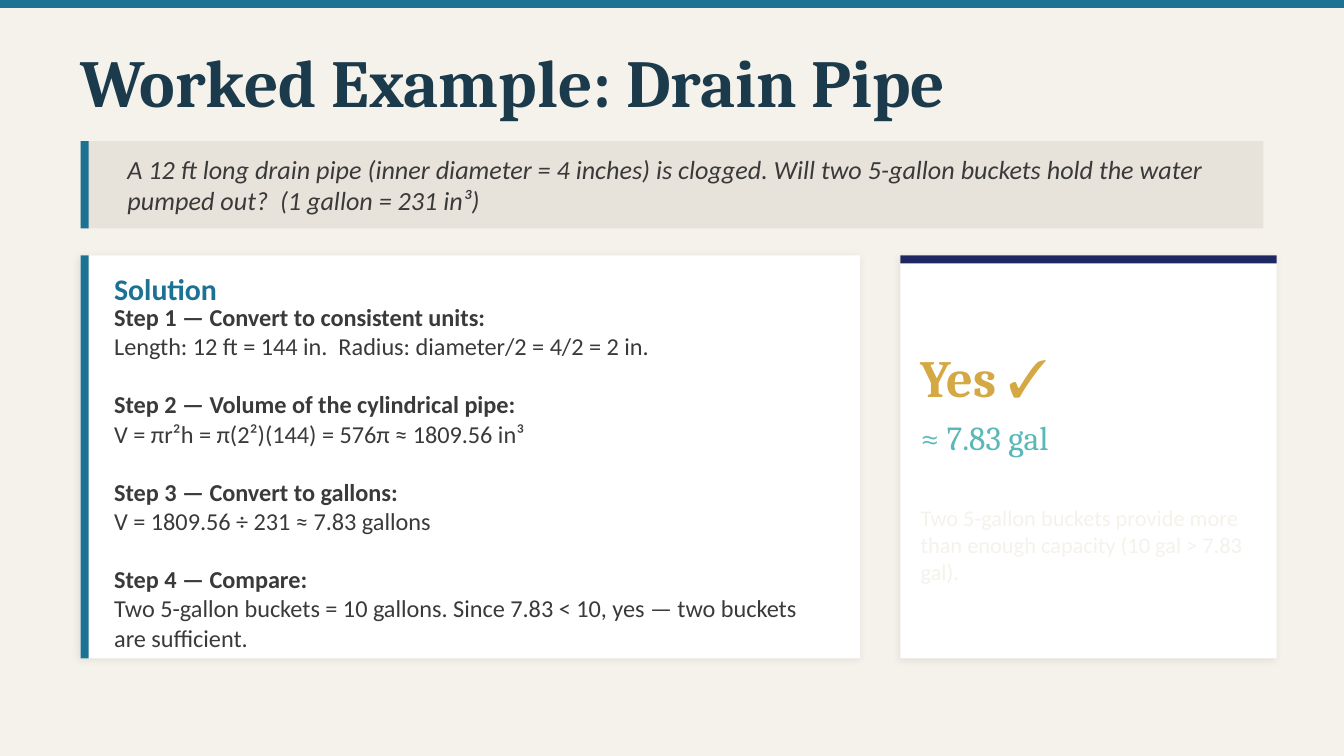
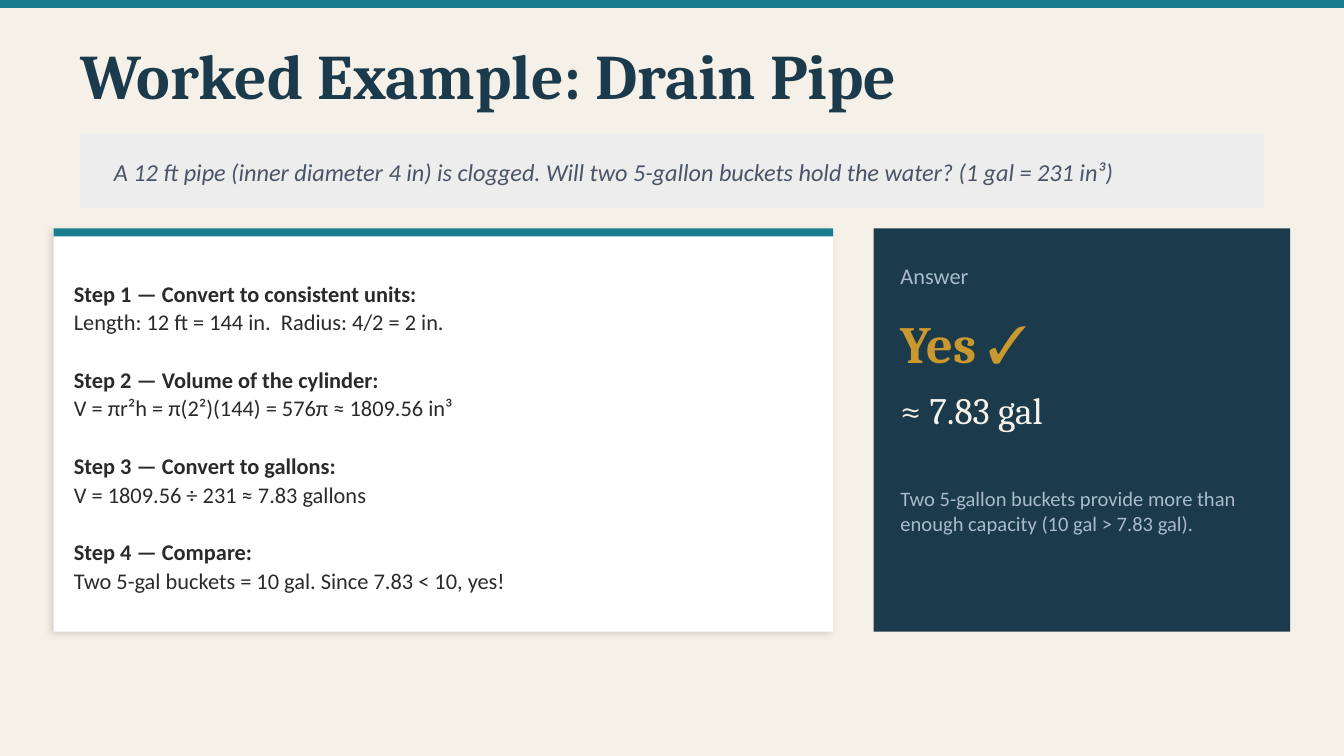
Before and after one commit to andrewhvolk/andrewhvolk.github.io, a slide deck: slide 28 of slides/Math130Unit2D.pptx (slide 23 before the commit). Drawn at 1344x756 pixels with LibreOffice and Linux fonts; fonts in the diff are those of the drawing. Boxes give left, top, right and bottom in pixels: in the first picture for what was removed or moved away, otherwise in the second. Text is boxed around its words. In the diff, an @@ line names an element or a change of style, - is before the commit and + after.

```diff
--- a/slides/Math130Unit2D.pptx
+++ b/slides/Math130Unit2D.pptx
@@ background #F5F2EB to #F5F0E8 @@
@@ text "Worked Example: Drain Pipe" at (81, 55, 896, 113): size 36 to 34 pt @@
@@ rectangle: place and size @@
-rectangle at (81, 141, 1263, 228)
+rectangle at (81, 134, 1263, 208)
@@ rectangle at (81, 134, 1263, 208): fill #E8E3DA to #EDEDED @@
@@ rectangle removed at (81, 141, 89, 228) @@
@@ text at (114, 162, 1112, 185): text changed; size 14 to 13 pt; text colour #3A3A3A to #4A5568 @@
-A 12 ft long drain pipe (inner diameter = 4 inches) is clogged. Will two 5-gallon buckets hold the water pumped out? (1 gallon = 231 in³)
+A 12 ft pipe (inner diameter 4 in) is clogged. Will two 5-gallon buckets hold the water? (1 gal = 231 in³)
@@ rectangle: place and size @@
-rectangle at (81, 255, 860, 659)
+rectangle at (54, 228, 833, 632)
@@ rectangle at (54, 228, 833, 632): shadow changed @@
@@ rectangle added at (54, 228, 833, 237), fill #1A7C8F @@
@@ rectangle: place and size @@
-rectangle at (900, 255, 1277, 659)
+rectangle at (874, 228, 1290, 632)
@@ rectangle at (874, 228, 1290, 632): fill #FFFFFF to #1B3A4B; shadow off @@
@@ text "Step 1 — Convert to ...": place and size @@
-text "Step 1 — Convert to ..." at (114, 309, 796, 647)
+text "Step 1 — Convert to ..." at (74, 286, 505, 593)
@@ rectangle removed at (81, 255, 89, 659) @@
@@ rectangle removed at (900, 255, 1277, 263) @@
@@ text added at (900, 269, 968, 284), 12 pt, text #AABBCC @@
+Answer
@@ text at (74, 286, 452, 564): size 13 to 12 pt, text colour #3A3A3A to #2A2A2A in "Step 1 — Convert to consistent units:", "V = πr²h = π(2²)(144) = 576π ...", "Step 3 — Convert to gallons:", "V = 1809.56 ÷ 231 ≈ 7.83 ..." and 1 more places; more space between paragraphs @@
@@ text removed at (114, 279, 217, 301) @@
-Solution
@@ text at (74, 314, 443, 392): text changed; size 13 to 12 pt; text colour #3A3A3A to #2A2A2A @@
-Length: 12 ft = 144 in. Radius: diameter/2 = 4/2 = 2 in.
-Step 2 — Volume of the cylindrical pipe:
+Length: 12 ft = 144 in. Radius: 4/2 = 2 in.
+Step 2 — Volume of the cylinder:
@@ text "Yes ✓": place and size @@
-text "Yes ✓" at (921, 362, 997, 398)
+text "Yes ✓" at (900, 328, 976, 364)
@@ text "Yes ✓" at (900, 328, 976, 364): text colour #D4A843 to #C9982E @@
@@ text "≈ 7.83 gal": place and size @@
-text "≈ 7.83 gal" at (947, 426, 1048, 458)
+text "≈ 7.83 gal" at (929, 398, 1043, 432)
@@ text "≈ 7.83 gal" at (929, 398, 1043, 432): size 18 to 20 pt, text colour #5AB8B8 to #F5F0E8 @@
@@ text added at (900, 492, 1235, 535), 11 pt, text #AABBCC @@
+Two 5-gallon buckets provide more than enough capacity (10 gal > 7.83 gal).
@@ text at (74, 573, 505, 593): text changed; size 13 to 12 pt; text colour #3A3A3A to #2A2A2A @@
-Two 5-gallon buckets = 10 gallons. Since 7.83 < 10, yes — two buckets are sufficient.
+Two 5-gal buckets = 10 gal. Since 7.83 < 10, yes!
```
Also in this commit, not shown: 21 other slides changed, 8 slides added, 2 slides removed, 1 other file.
